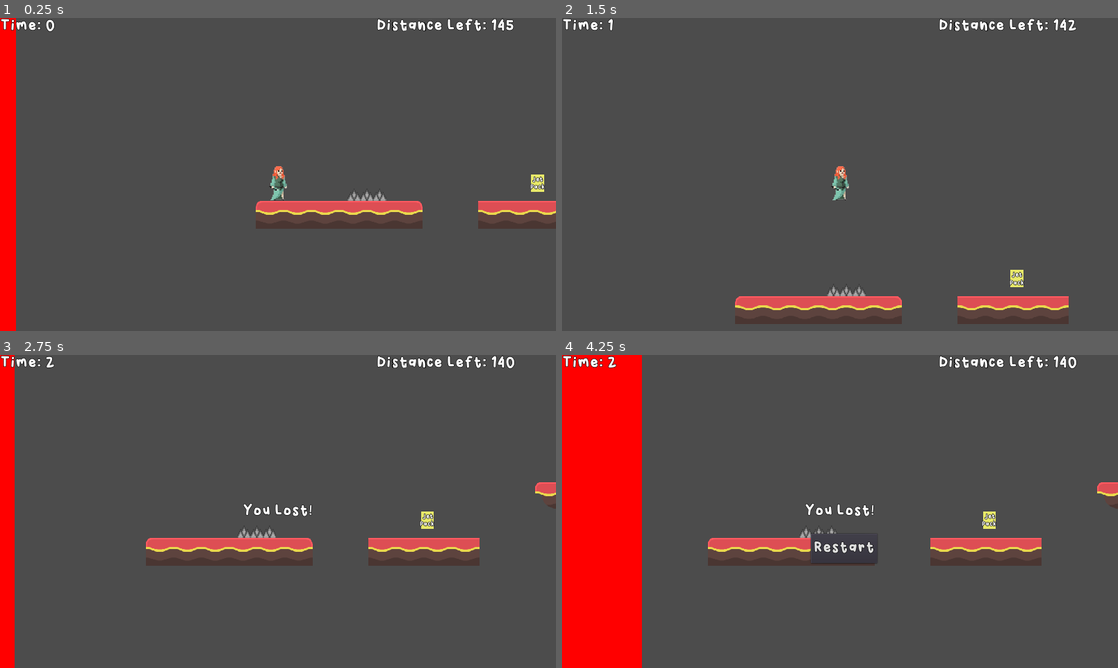
Above: before the commit, frames 1-4 (two rows, left to right).
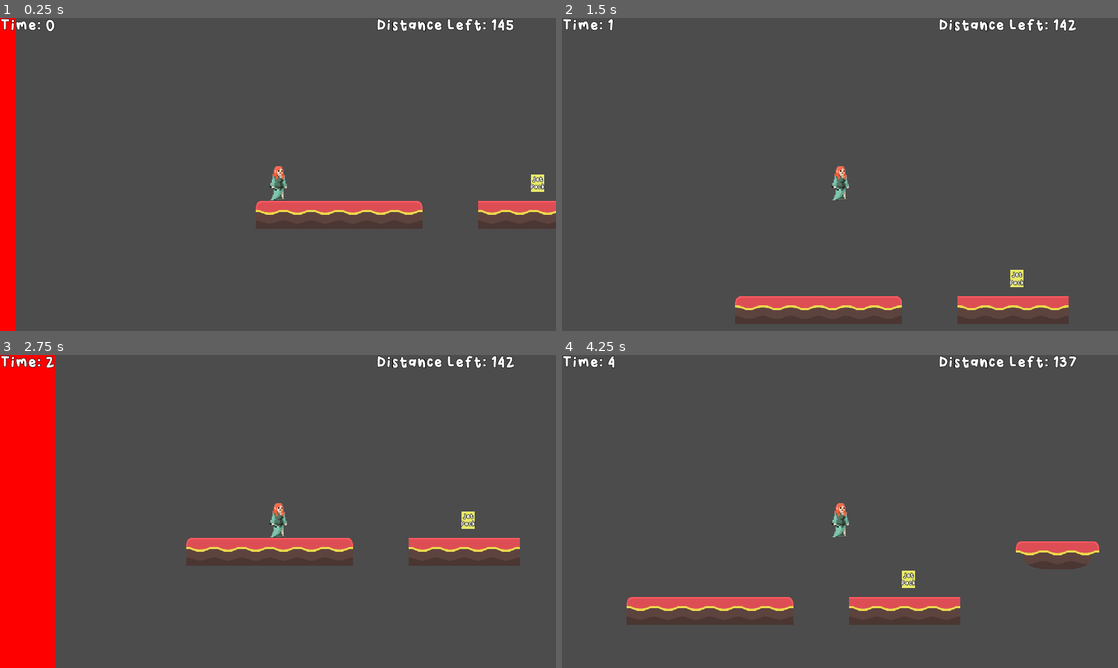
Above: after the commit, the same moments.

Repository: jonahshader/back5_platformer_unit3
Game: Godot game, scene res://scenes/levels/Level_1.tscn
Same seed, same stepped clock (60 frames per second), same inputs: the game is played once before the commit and once after it.
Inputs:
- Up to frame 1 (0.25 s): no input
- Up to frame 2 (1.5 s): hold Right (move_right) from 0.53 s (still down); tap Space (jump) at 0.77 s
- Up to frame 3 (2.75 s): tap Space (jump) at 1.52 s; release Right (move_right) at 2.03 s; hold Left (move_left) from 2.03 s (still down)
- Up to frame 4 (4.25 s): release Left (move_left) at 2.78 s; hold Right (move_right) from 2.78 s (still down); tap Space (jump) at 3.02, 3.77 s

The runs differ from the first frame. In frame 1, 0.1% of the frame differs, in the area x 62-70%, y 55-59%; in frame 2, 0.1%; in frame 3, 10%; in frame 4, 21%, in the area x 0-100%, y 0-100%.

Commit message:
traps

Diff:
--- a/scenes/levels/Level_1.tscn
+++ b/scenes/levels/Level_1.tscn
@@ -7,7 +7,6 @@
 [ext_resource path="res://scenes/objects/Death_Wall.tscn" type="PackedScene" id=5]
 [ext_resource path="res://scenes/objects/EscExit.tscn" type="PackedScene" id=6]
 [ext_resource path="res://scenes/objects/JetPackPickup.tscn" type="PackedScene" id=7]
-[ext_resource path="res://scenes/objects/spikes.tscn" type="PackedScene" id=8]
 
 [node name="1" type="Node"]
 
@@ -32,22 +31,7 @@
 [node name="JetPackPickup" parent="." instance=ExtResource( 7 )]
 position = Vector2( 648.724, 984.468 )
 
-[node name="SpikeTrap" parent="." instance=ExtResource( 8 )]
-position = Vector2( 225.494, 1008.1 )
-
-[node name="SpikeTrap2" parent="." instance=ExtResource( 8 )]
-position = Vector2( 254.994, 1008.1 )
-
-[node name="SpikeTrap3" parent="." instance=ExtResource( 8 )]
-position = Vector2( 284.244, 1008.1 )
-
 [connection signal="body_entered" from="Death_Wall" to="Player" method="gameover"]
 [connection signal="body_entered" from="Death_Wall" to="GameHud" method="gameover"]
 [connection signal="body_entered" from="Safehouse" to="Player" method="survived"]
 [connection signal="body_entered" from="Safehouse" to="GameHud" method="survived"]
-[connection signal="body_entered" from="SpikeTrap" to="Player" method="gameover"]
-[connection signal="body_entered" from="SpikeTrap" to="GameHud" method="gameover"]
-[connection signal="body_entered" from="SpikeTrap2" to="Player" method="gameover"]
-[connection signal="body_entered" from="SpikeTrap2" to="GameHud" method="gameover"]
-[connection signal="body_entered" from="SpikeTrap3" to="Player" method="gameover"]
-[connection signal="body_entered" from="SpikeTrap3" to="GameHud" method="gameover"]
Not shown: 1 places in scenes/levels/Level_1.tscn that only renumber resources
